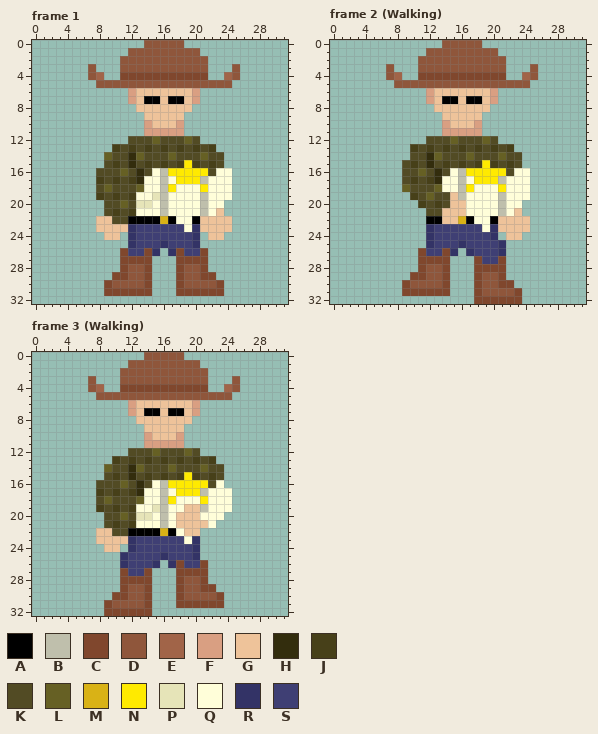
File history of a pixel-art file, Art/Cowboy.ase. The picture above is the old version.
32x33 pixels, 3 frames. Shown: frame 1, frame 2 (Walking), frame 3 (Walking). The commit also changed other frames, which this record leaves out.
Palette (. is transparent): A #000000  B #bfbfac  C #80472d  D #8f563b  E #a16448  F #d99f82  G #eec39a  H #332d0d  J #474019  K #524b24  L #666024  M #d9b216  N #ffea00  P #e6e4b8  Q #fffed9  R #333366  S #3f3f74
The result:
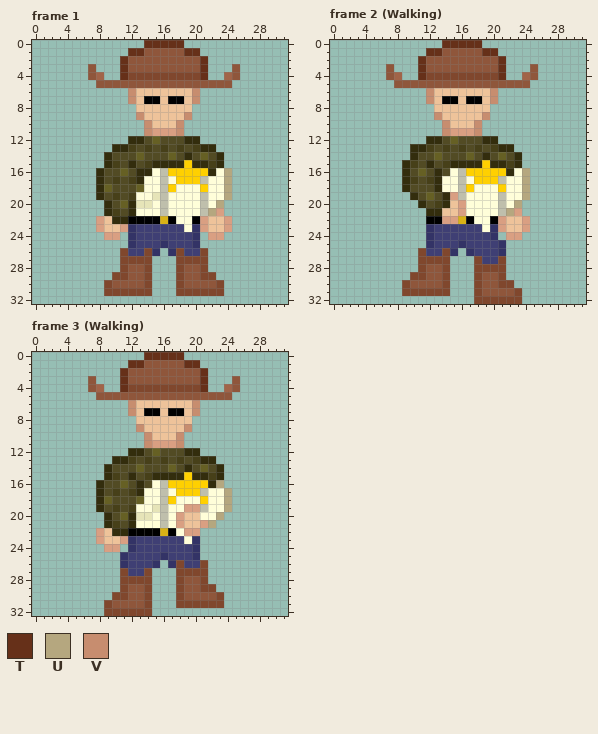
Colours new in this view: T #663019  U #b5a77f  V #c78d6f
The exact change:
colour N: #ffea00 -> #ffd000
Changed rows in their new state; - is a pixel that keeps its letter.
Frame 1:
first column x 8:
 0 ------TTTTT------
 1 ----TT-----TT----
 2 ---T---------T---
 3 ---T---------T---
 4 ---T---------T---
 6 ----V-------V----
 7 ----V-------V----
 9 -----V-----V-----
10 ------V---V------
11 ------V---V------
12 ----HH-----HH----
13 --HH---------HH--
14 -H--K------H---H-
15 -H-----HHHH-HH-H-
16 H-----H-------H-U
17 H---------------U
18 H---------------U
19 H---------------U
20 -H--H----------U-
21 -H--H---------UF-
22 F-HH---------F--F
23 F--F---------F--F
24 -FF-----------FF-
Frame 2 (Walking):
first column x 9:
 0 -----TTTTT------
 1 ---TT-----TT----
 2 --T---------T---
 3 --T---------T---
 4 --T---------T---
 6 ---V-------V----
 7 ---V-------V----
 9 ----V-----V-----
10 -----V---V------
11 -----V---V------
12 ---HH-----HH----
13 -HH---------HH--
14 -H-K------H---H-
15 H-----HHHH-HH-H-
16 H------------H-U
17 H--------------U
18 H---H----------U
19 -H---HF--------U
20 --H--H-F------U-
21 ---HH--F-----UF-
22 -----FF-----F--F
23 ------------F--F
24 -------------FF-
Frame 3 (Walking):
first column x 8:
 0 ------TTTTT------
 1 ----TT-----TT----
 2 ---T---------T---
 3 ---T---------T---
 4 ---T---------T---
 6 ----V-------V----
 7 ----V-------V----
 9 -----V-----V-----
10 ------V---V------
11 ------V---V------
12 ----HH-----HH----
13 --HH---------HH--
14 -H--K------H---H-
15 -H-----HHHH-HH-H-
16 H-------------HU-
17 H---------------U
18 H---------------U
19 H----------FF---U
20 -H--H-----F----U-
21 -H--H-----F--FU--
22 F-HH-------FF----
23 F--F-------------
24 -FF--------------
Boxes around the changes in both pictures, in picture pixels (x1, y1, x2, y2):
changed: (96, 40, 232, 240)
changed: (402, 40, 530, 240)
changed: (96, 352, 232, 552)
